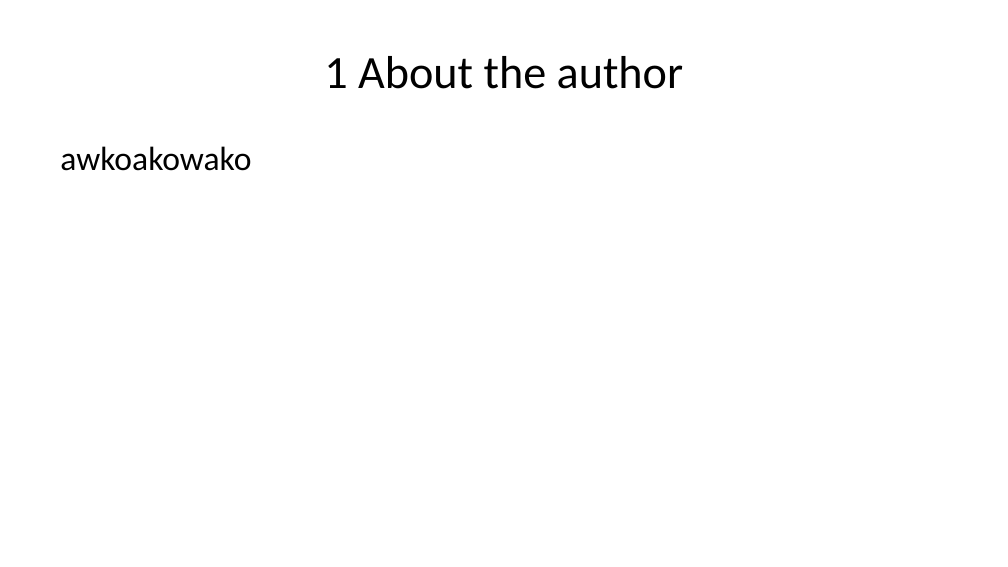
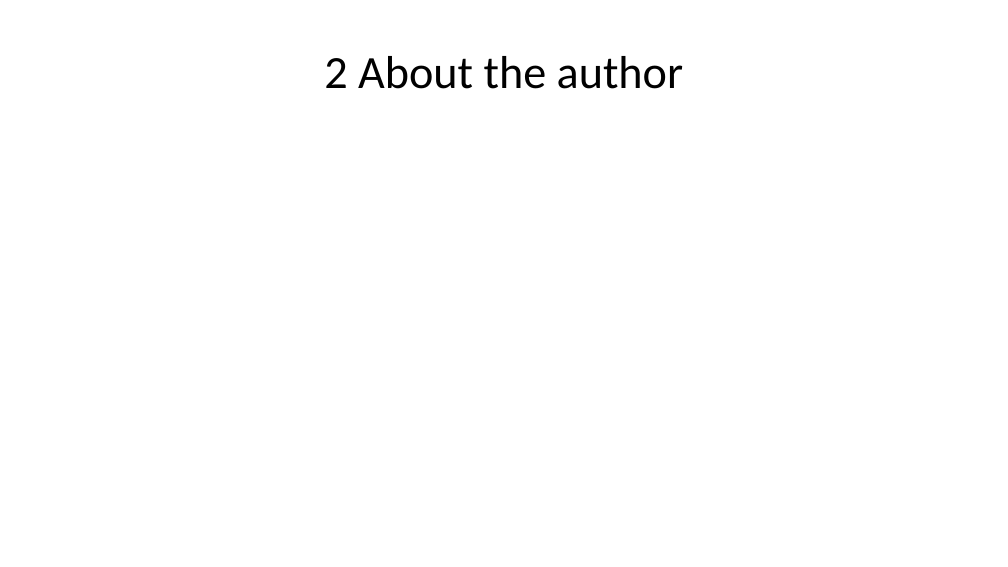
Before and after one commit to imedkrisna/green, a slide deck: slide 3 of _output/presentasi/index.pptx (slide 2 before the commit). Drawn at 1008x567 pixels with LibreOffice and Linux fonts; fonts in the diff are those of the drawing. Boxes give left, top, right and bottom in pixels: in the first picture for what was removed or moved away, otherwise in the second. Text is boxed around its words. In the diff, an @@ line names an element or a change of style, - is before the commit and + after.

Commit message:
update slides

```diff
--- a/_output/presentasi/index.pptx
+++ b/_output/presentasi/index.pptx
@@ title at [324,56,683,89]: text changed @@
-1 About the author
+2 About the author
@@ text removed at [60,146,251,171] @@
-awkoakowako
```
Also in this commit, not shown: 1 other slide changed, 2 slides added, 8 other files.
